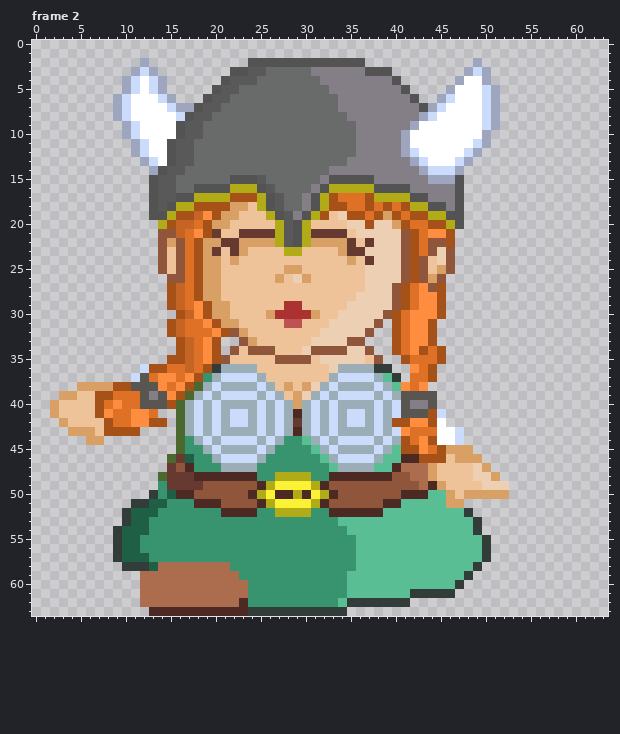
A pixel-art file gets an edit: Assets/Assets/Aseprite Files/Dwarf-SV-Walk.aseprite. The picture above is the old version.
64x64 pixels, 8 frames. Shown: frame 2. The commit also changed other frames, which this record leaves out.
The same view after the edit:
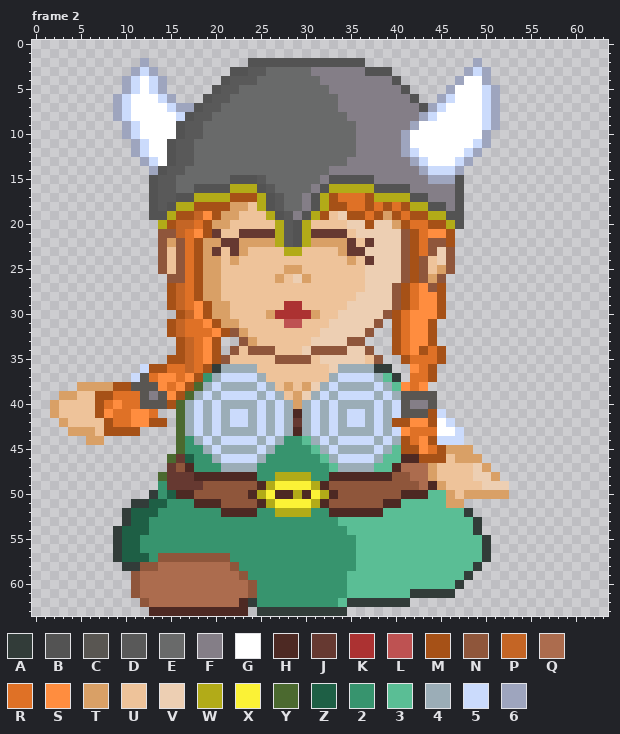
Palette (. is transparent): A #323c39  B #535353  C #595652  D #595959  E #696a6a  F #847e87  G #ffffff  H #4d2923  J #663931  K #ac3232  L #be5252  M #a65117  N #8f563b  P #c46525  Q #ac6c4e  R #df7126  S #ff8d3f  T #d9a066  U #eec39a  V #edcfb3  W #b2ab18  X #fbf236  Y #4b692f  Z #1e5f45  2 #37946e  3 #5abe95  4 #9badb7  5 #cbdbfc  6 #9ea5be
Difference:
--- frame 2, layers "Feet", "Hands", "Body"
@@ x 43..48 @@
 41 CM5...
-42 SMG...
+42 SMG5..
 43 RRGG5.
-44 SMGG5.
+44 SM555.
 45 SRMTTT
@@ x 9..26 @@
 56 AZZ222222222222222
-57 AZZZ22222222222222
-58 .AAAZQQQQQQQQ22222
-59 ...QQQQQQQQQQQ2222
-60 ...QQQQQQQQQQQQ222
-61 ...QQQQQQQQQQQQ222
-62 ...QQQQQQQQQQQH222
-63 ....HHHHHHHHHHHAAA
+57 AZZZ2NNNNNNNN22222
+58 .AANNQQQQQQQQN2222
+59 ..NQQQQQQQQQQQN222
+60 ..NQQQQQQQQQQQQN22
+61 ..NQQQQQQQQQQQQN22
+62 ...NQQQQQQQQQQHA22
+63 ....HHHHHHHHHHH.AA
